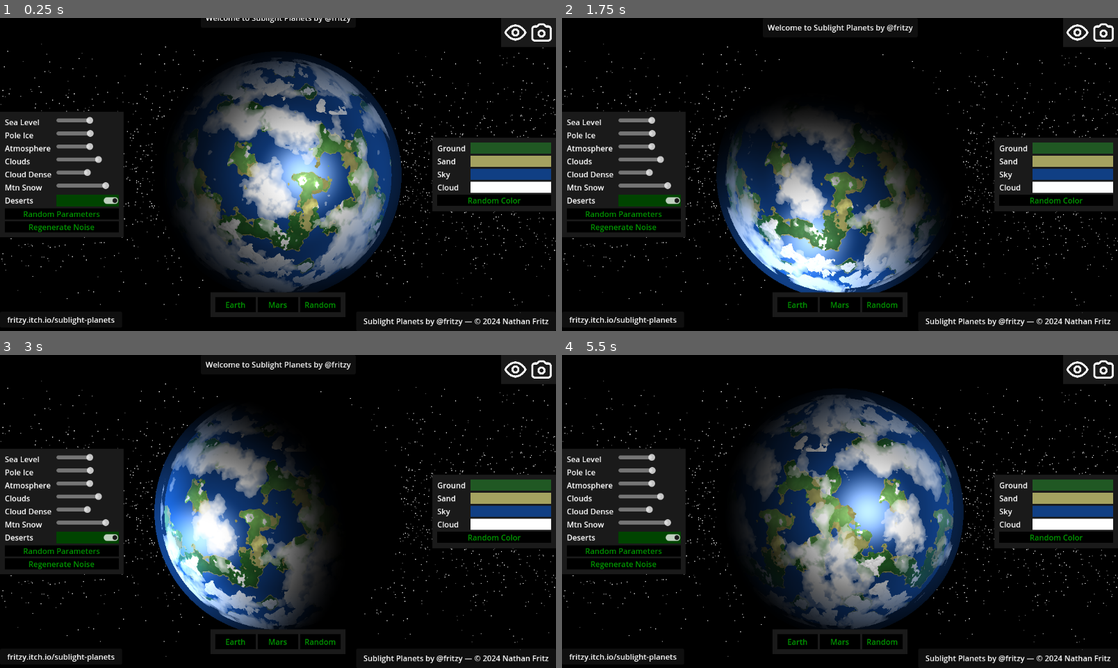
Above: before the commit, frames 1-4 (two rows, left to right).
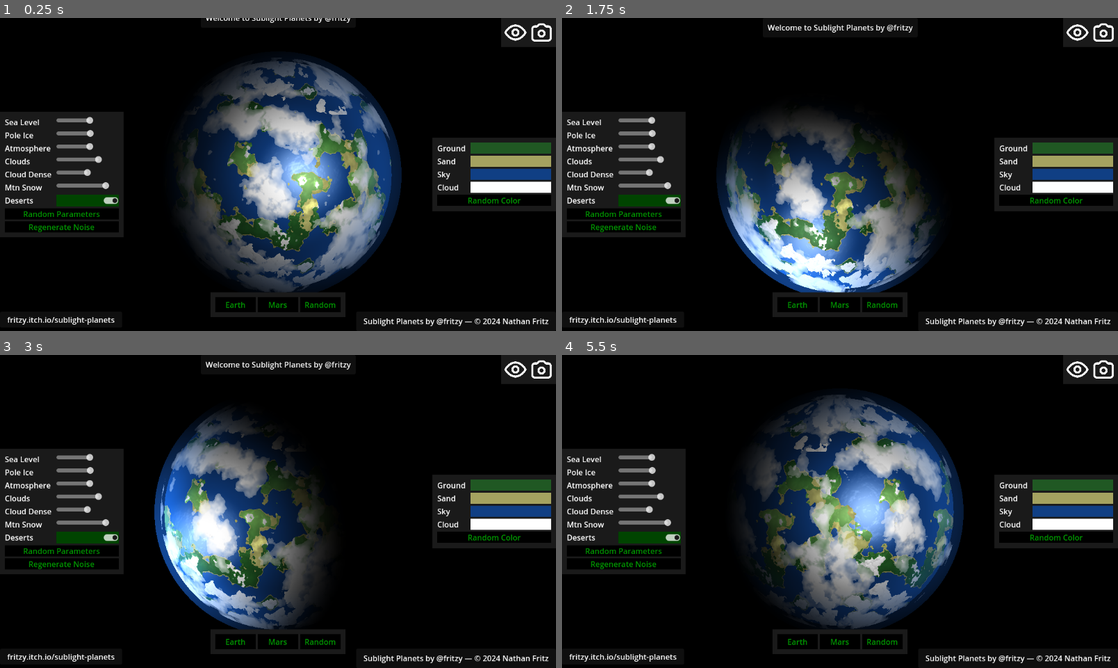
Above: after the commit, the same moments.

Repository: fritzy/sublight-planets
Game: Godot game, scene res://rocky_planet.tscn
Two runs of this game, one before a commit and one after it. Both use one fixed random seed, a clock stepped at 60 frames per second and the inputs below.
Inputs (mouse positions are in pixels of both pictures, inside the frame that each line leads up to):
- Up to frame 1 (0.25 s): no input
- Up to frame 2 (1.75 s): tap Enter (ui_accept) at 0.5, 0.77 s; move the mouse to (962, 158) at 0.52 s; hold Right (ui_right) 0.53-1.25 s; hold X (zoom_in) 0.53-1.25 s; click (962, 158) at 0.67 s; drag from (728, 190) to (812, 237) at 1.27 s
- Up to frame 3 (3 s): move the mouse to (333, 442) at 2.02 s; hold Right (ui_right) 2.03-2.75 s; hold X (zoom_in) 2.03-2.75 s; drag from (250, 574) to (111, 464) at 2.77 s
- Up to frame 4 (5.5 s): move the mouse to (1006, 558) at 3.52 s; hold Left (ui_left) 3.53-4.25 s; hold X (zoom_in) 3.53-4.25 s; tap Enter (ui_accept) at 3.77 s; drag from (673, 464) to (756, 433) at 4.27 s; move the mouse to (867, 511) at 5.02 s; hold Down (ui_down) from 5.03 s (still down); hold X (zoom_in) from 5.03 s (still down); click (867, 511) at 5.17 s

The runs differ from the first frame. In frame 1, 0.7% of the frame differs, in the area x 0-100%, y 8-97%; in frame 2, 0.7%; in frame 3, 0.7%; in frame 4, 0.7%.

Commit message:
more normals, cloud self shadows

Diff:
--- a/rocky_planet.tscn
+++ b/rocky_planet.tscn
@@ -75,7 +75,7 @@
 shader_parameter/ocean_depth = 0.504
 shader_parameter/speed = 0.021
 shader_parameter/ice_coverage = 0.368
-shader_parameter/cloud_opacity = 0.0
+shader_parameter/cloud_opacity = 0.736
 shader_parameter/desert_patches = 1.0
 shader_parameter/atmosphere_opacity = 1.0
 shader_parameter/mtn_snow_height = 1.048
@@ -107,6 +107,7 @@
 script = ExtResource("1_08tb2")
 
 [node name="StarField" type="Node2D" parent="."]
+visible = false
 script = ExtResource("7_wthn5")
 
 [node name="Planet" type="Button" parent="."]
--- a/scripts/map/rockyplanet.gdshader
+++ b/scripts/map/rockyplanet.gdshader
@@ -46,6 +46,11 @@
 	vec2 lightDir = normalize(light_pos - uv);
 	float diff = max(dot(normal.rg, lightDir), 0.0);
 	return diff * vec3(1.0, 1.0, 1.0);
+}
+
+vec3 diffuse_light(sampler2D texture, vec2 texture_uv, vec2 uv, float scale, vec2 light_pos) {
+	vec3 normal = poor_mans_normal(texture, texture_uv, scale);
+	return normal_diffuse(normal, light_pos, uv);
 }
 
 // for each pixel, this is run with the pixel's UV coord
@@ -120,7 +125,7 @@
 	vec3 ground_sand_mix = mix(
 			mix(
 				ground_mod.rgb * 0.7 + (ground_mod.rgb * rescaled_height * .5),
-				(desert_color.rgb * 0.7 + (desert_color.rgb * rescaled_height * .5)),
+				(desert_color.rgb * 0.7 + (desert_color.rgb * rescaled_height * .7)),
 				step(rescaled_height, sand_height)
 			),
 			vec3(0.4) + 0.4 * height,
@@ -128,11 +133,12 @@
 		);
 
 
-
 	// if this is ocean, draw it with extra shine
 	//color = mix(color, ocean_color.rgb + shine * 3.4, ocean);
-	color = mix(color, ocean_color.rgb + shine * 0.7, ocean);
+	vec3 ocean_diffuse = diffuse_light(desert_texture, off_pos, UV, 0.9, light_pos);
+	color = mix(color, ocean_color.rgb + (shine * ocean_diffuse) + shine * 0.6, ocean);
 
+	// combine ground and mountain normals to generate highlights
 	vec3 ground_normal = poor_mans_normal(cloud_texture, off_pos, 0.4);
 	ground_normal += poor_mans_normal(surface_texture, off_pos, 0.4) * 1.5;
 	vec3 ground_diffuse = normal_diffuse(ground_normal, light_pos, UV);
@@ -143,29 +149,36 @@
 	color += color * ground_diffuse * ground * (shine * 0.5 + planet_shadow);
 	// if this is snow/ice apply it to the color
 
-	vec3 ice_normal = poor_mans_normal(ice_texture, off_pos, -0.4);
-	//ice_normal.rgb = 1.0 - ice_normal;
-	vec3 ice_diffuse = normal_diffuse(ice_normal, light_pos, UV);
+	vec3 ice_diffuse = diffuse_light(ice_texture, off_pos, UV, -0.4, light_pos);
 	color = mix(color, vec3(1.0 - ice_cracks * 0.5), snowt);
 	color = color + (shine * 2.0 + planet_shadow) * ice_diffuse * snowt;
 
 	// if this is a desert splotch, draw that color
+	float is_desert_patch =  desert_patches * desert * mod(ocean + 1.0, 2.0) * mod(snowt + 1.0, 2.0);
 	color = mix(
 		color,
-		desert_color.rgb * 0.7 + (desert_color.rgb * rescaled_height * 0.5),
-		desert * mod(ocean + 1.0, 2.0) * mod(snowt + 1.0, 2.0) * desert_patches
+		desert_color.rgb * 0.7 + (desert_color.rgb * rescaled_height * 0.7),
+		is_desert_patch
 	);
+	vec3 desert_diffuse = diffuse_light(desert_texture, off_pos, UV, 0.3, light_pos);
+	// don't use shine on desert light diffusing, just use the planet shadow
+	color += (planet_shadow) * desert_diffuse * desert_patches * desert * mod(ocean + 1.0, 2.0) * mod(snowt + 1.0, 2.0);
 	// cut off the color at the land radius
 	color = color * land_alpha;
-	//float intensity = fade;
+
 	// apply cloud color based on cloud sample, cut off at cloud radius
-
-
 	float cloud_overlap = (clouds2 - clouds + 0.5);
 	if (cloud_overlap < 0.54) {
 		cloud_alpha = 0.0;
 	}
-	color = mix(color, min(cloud_color.rgb + shine * 0.4, vec3(1.0)) * 1.0, min(cloud_overlap * cloud_alpha * cloud_opacity, 1.0));
+	//color = mix(color, min(cloud_color.rgb + shine * 0.4, vec3(1.0)) * 1.0, min(cloud_overlap * cloud_alpha * cloud_opacity, 1.0));
+	vec3 cloud_diffuse1 = diffuse_light(cloud_texture, sphere_uv + vec2(speed * 1.5, 0.0) * TIME, UV, 0.4, light_pos);
+	vec3 cloud_diffuse2 = diffuse_light(cloud_texture2, off_pos, UV, 0.4, light_pos);
+	vec3 total_cloud_diffuse = (cloud_diffuse1 + cloud_diffuse2);
+	color = mix(color,
+		min(cloud_color.rgb + (shine * 0.2) + ((shine + planet_shadow) * total_cloud_diffuse * -0.5), vec3(1.0)) * 1.0,
+		min(cloud_overlap * cloud_alpha * cloud_opacity, 1.0)
+		);
 
 	// reverse shadow for atmosphere, more intense at the edges
 	float atmos_intensity = smoothstep(0.3, 0.5, dist) * 1.2;
